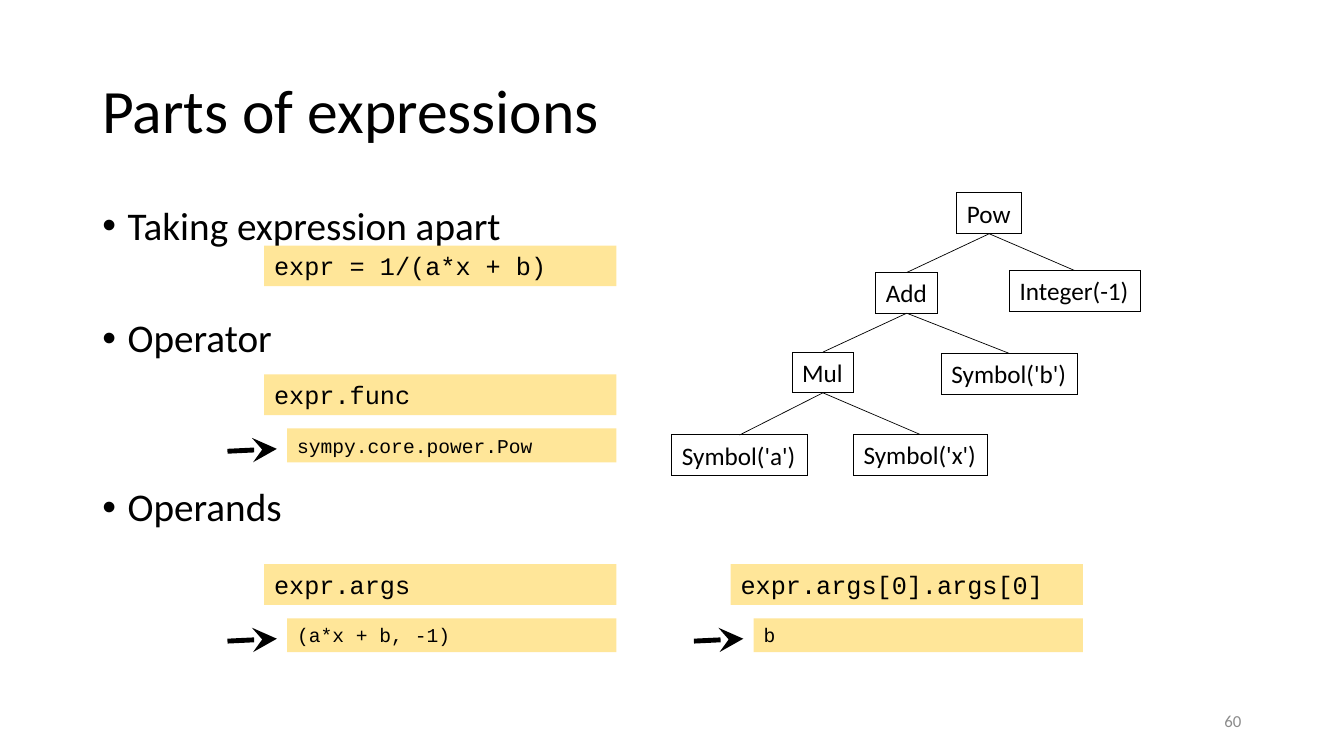
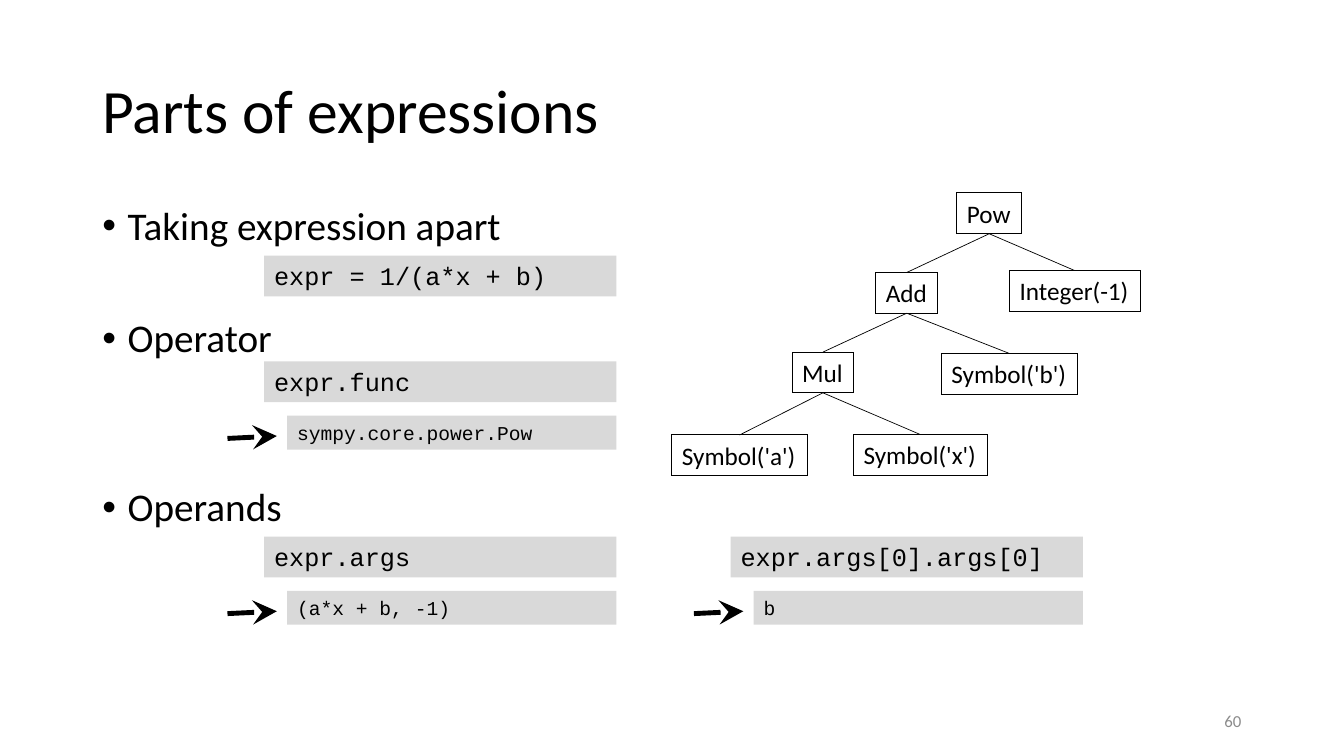
Before and after one commit to gjbex/Scientific-Python, a slide deck: slide 60 of scientific_python.pptx. Drawn at 1344x756 pixels with LibreOffice and Linux fonts; fonts in the diff are those of the drawing. Boxes give left, top, right and bottom in pixels: in the first picture for what was removed or moved away, otherwise in the second. Text is boxed around its words. In the diff, an @@ line names an element or a change of style, - is before the commit and + after.

Commit message:
Fix formatting sympy section

```diff
--- a/scientific_python.pptx
+++ b/scientific_python.pptx
@@ rectangle "expr = 1/(a*x + b)": place and size @@
-rectangle "expr = 1/(a*x + b)" at [264,246,616,286]
+rectangle "expr = 1/(a*x + b)" at [264,256,616,296]
@@ rectangle "expr.func": place and size @@
-rectangle "expr.func" at [264,374,616,414]
+rectangle "expr.func" at [264,362,616,402]
@@ rectangle "sympy.core.power.Pow": place and size @@
-rectangle "sympy.core.power.Pow" at [287,429,617,463]
+rectangle "sympy.core.power.Pow" at [287,415,617,450]
@@ arrow moved from (228, 452) - (277, 449) to (228, 439) - (277, 437) @@
@@ fill #FFE699 to #D9D9D9 in 7 elements at [264,256,616,296], [264,362,616,402], [287,415,617,450], [287,591,617,625], [754,591,1084,625], [264,536,616,577], [731,536,1083,577] @@
@@ rectangle "(a*x + b, -1)": place and size @@
-rectangle "(a*x + b, -1)" at [287,618,617,652]
+rectangle "(a*x + b, -1)" at [287,591,617,625]
@@ rectangle "b": place and size @@
-rectangle "b" at [754,618,1084,652]
+rectangle "b" at [754,591,1084,625]
@@ 2 rectangles, 2 arrows: place and size @@
-2 rectangles, 2 arrows at [228,565,1083,641]
+2 rectangles, 2 arrows at [228,536,1083,614]
```
Also in this commit, not shown: 8 other slides changed.
